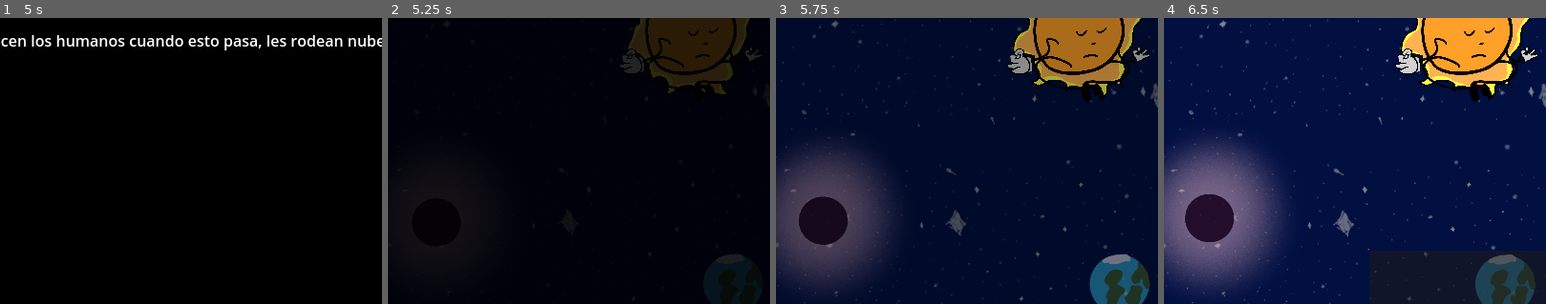
Above: before the commit, frames 1-4 (left to right).
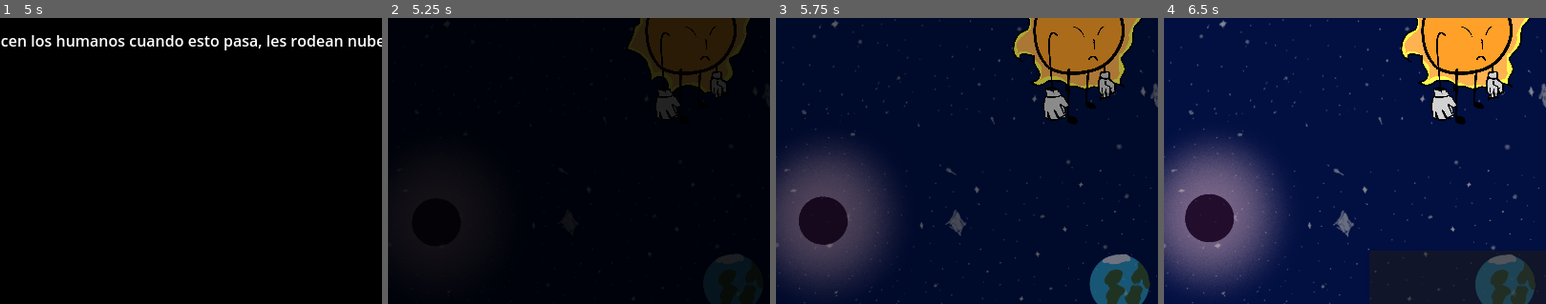
Above: after the commit, the same moments.

Repository: Goonie19/TherapySunProject
Game: Godot game, scene res://scenes/game_scene.tscn
Two runs of this game, one before a commit and one after it. Both use one fixed random seed, a clock stepped at 60 frames per second and the inputs below. This scene is started directly instead of the project's main scene.
Inputs (mouse positions are % of the whole screen's width and height, from its top left):
- Up to frame 1 (5 s): click (75, 50) at 0.5 s; click (75, 50) at 1.25 s; hold Right (RotateBlockerRight) 2.03-2.78 s; tap Enter at 2.75 s; hold Down (RotateBlockerDown) 2.78-3.53 s; hold Right (RotateBlockerRight) 3.53-4.28 s; hold Up (RotateBlockerUp) from 4.28 s (still down)
- Up to frame 2 (5.25 s): tap Space at 5 s; release Up (RotateBlockerUp) at 5.03 s; hold Left (RotateBlockerLeft) from 5.03 s (still down)
- Up to frame 3 (5.75 s): keep holding Left (RotateBlockerLeft)
- Up to frame 4 (6.5 s): keep holding Left (RotateBlockerLeft)
The pictures show only the part of the screen within x 11-61%, y 46-96%; the shares and areas given below are measured in that part.

Frame 1 is identical in both runs. In frame 2, 1.4% of the frame differs, in the area x 60-98%, y 3-36%; in frame 3, 2.4%; in frame 4, 2.5%, in the area x 60-98%, y 2-38%.

Commit message:
Added more expressions

Diff:
--- /dev/null
+++ b/Resources/Actions/1_2_MoveStefania_to_center.tres
@@ -0,0 +1,11 @@
+[gd_resource type="Resource" script_class="MoveCharacterAction" load_steps=3 format=3 uid="uid://bcn30052vmk5p"]
+
+[ext_resource type="Resource" uid="uid://bbk7vc5rdtia7" path="res://Resources/Estefanía.tres" id="1_8h50k"]
+[ext_resource type="Script" uid="uid://lavplcquq1jr" path="res://scripts/Lineal Action System/Actions/move_character_action.gd" id="2_h330i"]
+
+[resource]
+script = ExtResource("2_h330i")
+character = ExtResource("1_8h50k")
+destination = Vector2(511.265, 271)
+time_to_reach_destination = 3.0
+metadata/_custom_type_script = "uid://lavplcquq1jr"
--- /dev/null
+++ b/Resources/Actions/1_3_Dialogue_sun_estefania_1.tres
@@ -0,0 +1,9 @@
+[gd_resource type="Resource" script_class="DialogueAction" load_steps=3 format=3 uid="uid://byoc1sru8w3lc"]
+
+[ext_resource type="Script" uid="uid://br4crtpfmmcdx" path="res://scripts/Lineal Action System/Actions/dialogue_action.gd" id="1_c5miu"]
+[ext_resource type="Resource" uid="uid://dd12ejnvcyt24" path="res://Resources/Dialogues/1_2_Stefania Enters.tres" id="1_g0nwg"]
+
+[resource]
+script = ExtResource("1_c5miu")
+dialogue = ExtResource("1_g0nwg")
+metadata/_custom_type_script = "uid://br4crtpfmmcdx"
--- a/Resources/Actions/FirstMinigame.tres
+++ /dev/null
@@ -1,10 +0,0 @@
-[gd_resource type="Resource" script_class="MinigameAction" load_steps=4 format=3 uid="uid://cww2l8dnvvycr"]
-
-[ext_resource type="Script" uid="uid://b3yd0nah18vsa" path="res://scripts/Lineal Action System/Actions/minigame_action.gd" id="1_eqj5y"]
-[ext_resource type="Script" uid="uid://ch3pmcg2j4tr3" path="res://scripts/Minigame/Minigame Sequences/minigame_sequence.gd" id="2_bau8n"]
-[ext_resource type="Resource" uid="uid://cvnd3l2fojt0l" path="res://Resources/SpawnSequences/MinigameSequenceAction/FirstMinigameSequence.tres" id="3_eqj5y"]
-
-[resource]
-script = ExtResource("1_eqj5y")
-sequences = Array[ExtResource("2_bau8n")]([ExtResource("3_eqj5y")])
-metadata/_custom_type_script = "uid://b3yd0nah18vsa"
--- a/Resources/Actions/MoveStefania_to_center.tres
+++ /dev/null
@@ -1,11 +0,0 @@
-[gd_resource type="Resource" script_class="MoveCharacterAction" load_steps=3 format=3 uid="uid://bcn30052vmk5p"]
-
-[ext_resource type="Resource" uid="uid://bbk7vc5rdtia7" path="res://Resources/Estefanía.tres" id="1_qwggd"]
-[ext_resource type="Script" uid="uid://lavplcquq1jr" path="res://scripts/Lineal Action System/Actions/move_character_action.gd" id="1_v63sl"]
-
-[resource]
-script = ExtResource("1_v63sl")
-character = ExtResource("1_qwggd")
-destination = Vector2(459, 271)
-time_to_reach_destination = 3.0
-metadata/_custom_type_script = "uid://lavplcquq1jr"
--- a/Resources/Dialogues/1_2_Stefania Enters.tres
+++ b/Resources/Dialogues/1_2_Stefania Enters.tres
@@ -3,13 +3,13 @@
 [ext_resource type="Script" uid="uid://b4bbkbioa7dsg" path="res://scripts/DialogueSystem/Model/dialogue_data.gd" id="1_3m1vf"]
 [ext_resource type="Script" uid="uid://btw443pl7fl7o" path="res://scripts/DialogueSystem/Model/sentence_data.gd" id="2_udkft"]
 [ext_resource type="Script" uid="uid://w2ys2wl2pcs7" path="res://scripts/DialogueSystem/Model/dialogue_option.gd" id="3_udkft"]
-[ext_resource type="Resource" path="res://Resources/Sol_Character.tres" id="4_ap0bj"]
-[ext_resource type="Resource" path="res://Resources/Estefanía.tres" id="5_cf28q"]
+[ext_resource type="Resource" uid="uid://c4kl8kakl7bv2" path="res://Resources/Sol_Character.tres" id="4_ap0bj"]
+[ext_resource type="Resource" uid="uid://bbk7vc5rdtia7" path="res://Resources/Estefanía.tres" id="5_cf28q"]
 
 [sub_resource type="Resource" id="Resource_008nt"]
 script = ExtResource("2_udkft")
 character_speaking = ExtResource("4_ap0bj")
-state = 1
+state = 2
 dialogue_string = "¿Qué es esto, me he fumado una de las nubes?"
 answers = Array[ExtResource("3_udkft")]([])
 metadata/_custom_type_script = "uid://btw443pl7fl7o"
@@ -17,35 +17,39 @@
 [sub_resource type="Resource" id="Resource_udkft"]
 script = ExtResource("2_udkft")
 character_speaking = ExtResource("5_cf28q")
-state = 5
+state = 6
 dialogue_string = "¿Hola, se escucha? "
 answers = Array[ExtResource("3_udkft")]([])
 metadata/_custom_type_script = "uid://btw443pl7fl7o"
 
 [sub_resource type="Resource" id="Resource_ap0bj"]
 script = ExtResource("2_udkft")
-state = 0
+character_speaking = ExtResource("5_cf28q")
+state = 6
 dialogue_string = "He venido en respuesta."
 answers = Array[ExtResource("3_udkft")]([])
 metadata/_custom_type_script = "uid://btw443pl7fl7o"
 
 [sub_resource type="Resource" id="Resource_cf28q"]
 script = ExtResource("2_udkft")
-state = 0
+character_speaking = ExtResource("4_ap0bj")
+state = 1
 dialogue_string = "¿Respuesta a que?"
 answers = Array[ExtResource("3_udkft")]([])
 metadata/_custom_type_script = "uid://btw443pl7fl7o"
 
 [sub_resource type="Resource" id="Resource_yoiui"]
 script = ExtResource("2_udkft")
-state = 0
+character_speaking = ExtResource("5_cf28q")
+state = 6
 dialogue_string = "He recibido una señal, parecía venir del sol. Parecía preguntar que hacían los humanos cuando las nubes les rodean."
 answers = Array[ExtResource("3_udkft")]([])
 metadata/_custom_type_script = "uid://btw443pl7fl7o"
 
 [sub_resource type="Resource" id="Resource_s31d3"]
 script = ExtResource("2_udkft")
-state = 0
+character_speaking = ExtResource("5_cf28q")
+state = 6
 dialogue_string = "Pues soy tu respuesta. Cuando eso nos pasa, vamos a terapia."
 answers = Array[ExtResource("3_udkft")]([])
 metadata/_custom_type_script = "uid://btw443pl7fl7o"
@@ -54,5 +58,5 @@
 script = ExtResource("1_3m1vf")
 narration_dialogue = false
 dialogue_id = "Dialogue_1_2"
-sentences = Array[ExtResource("2_udkft")]([SubResource("Resource_008nt"), SubResource("Resource_udkft"), SubResource("Resource_ap0bj"), SubResource("Resource_cf28q"), SubResource("Resource_yoiui"), SubResource("Resource_s31d3"), null, null, null, null])
+sentences = Array[ExtResource("2_udkft")]([SubResource("Resource_008nt"), SubResource("Resource_udkft"), SubResource("Resource_ap0bj"), SubResource("Resource_cf28q"), SubResource("Resource_yoiui"), SubResource("Resource_s31d3")])
 metadata/_custom_type_script = "uid://b4bbkbioa7dsg"
--- a/scenes/game_scene.tscn
+++ b/scenes/game_scene.tscn
@@ -12,11 +12,11 @@
 [ext_resource type="Resource" uid="uid://ceihdhbs57bot" path="res://Resources/Actions/1_0_wait.tres" id="7_tcjrq"]
 [ext_resource type="Resource" uid="uid://dgvqkaw4gwytg" path="res://Resources/Actions/1_0_play_music.tres" id="9_ldkr4"]
 [ext_resource type="PackedScene" uid="uid://exevk1xrow5p" path="res://scenes/UI/BlackScreen/BlackScreen.tscn" id="9_utbpp"]
-[ext_resource type="Script" uid="uid://dsxfhjokb65jo" path="res://scripts/Character/character_controller.gd" id="11_tcjrq"]
-[ext_resource type="Resource" uid="uid://bxuqt34wi8xrm" path="res://Resources/Actions/Dialogue_action_1.tres" id="12_mwyo0"]
+[ext_resource type="Resource" uid="uid://bxuqt34wi8xrm" path="res://Resources/Actions/1_1_Dialogue_action_1.tres" id="12_mwyo0"]
 [ext_resource type="AudioStream" uid="uid://dqx4ttum6r4ee" path="res://assets/Sound/SFX/Dialogue_sound_character.wav" id="13_5ay1a"]
 [ext_resource type="PackedScene" uid="uid://bjwhml6qbv5xc" path="res://scenes/AudioSystem/AudioSystem.tscn" id="13_tqxxy"]
-[ext_resource type="Resource" uid="uid://bcn30052vmk5p" path="res://Resources/Actions/MoveStefania_to_center.tres" id="14_s76x2"]
+[ext_resource type="Resource" uid="uid://bcn30052vmk5p" path="res://Resources/Actions/1_2_MoveStefania_to_center.tres" id="14_s76x2"]
+[ext_resource type="Resource" uid="uid://byoc1sru8w3lc" path="res://Resources/Actions/1_3_Dialogue_sun_estefania_1.tres" id="15_77hjl"]
 [ext_resource type="PackedScene" uid="uid://c0b4lk8m4qa80" path="res://scenes/Characters/Estefania.tscn" id="16_liy57"]
 
 [node name="GameScene" type="Node"]
@@ -56,12 +56,11 @@
 [node name="Lineal_action_controller" type="Node2D" parent="." node_paths=PackedStringArray("waiting_timer")]
 script = ExtResource("5_y3j0m")
 waiting_timer = NodePath("../WaitingTimer")
-actions = Array[ExtResource("6_rurhu")]([ExtResource("7_tcjrq"), ExtResource("7_rvs2r"), ExtResource("9_ldkr4"), ExtResource("7_mw25s"), ExtResource("12_mwyo0"), ExtResource("14_s76x2")])
+actions = Array[ExtResource("6_rurhu")]([ExtResource("7_tcjrq"), ExtResource("7_rvs2r"), ExtResource("9_ldkr4"), ExtResource("7_mw25s"), ExtResource("12_mwyo0"), ExtResource("14_s76x2"), ExtResource("15_77hjl")])
 
 [node name="DialoguePanel" parent="." instance=ExtResource("4_y3j0m")]
 z_index = 10
 dialogue_character_sound = ExtResource("13_5ay1a")
 
 [node name="Estefania" parent="." instance=ExtResource("16_liy57")]
-position = Vector2(956, 253)
-script = ExtResource("11_tcjrq")
+position = Vector2(931, 264)
--- a/scripts/Character/sun_controller.gd
+++ b/scripts/Character/sun_controller.gd
@@ -4,6 +4,9 @@
 
 func set_character_state(state: CharacterState.character_state) -> void:
 	match state:
+		CharacterState.character_state.Sad:
+			anim.play("Sad")
+			anim.advance(0)
 		CharacterState.character_state.Shocked:
 			anim.play("Shocked")
 			anim.advance(0)
@@ -13,3 +16,6 @@
 		CharacterState.character_state.NotBother:
 			anim.play("Not Bother")
 			anim.advance(0)
+		CharacterState.character_state.Hit:
+			anim.play("Hit")
+			anim.advance(0)
Renamed: Resources/Actions/Dialogue_action_1.tres -> Resources/Actions/1_1_Dialogue_action_1.tres
